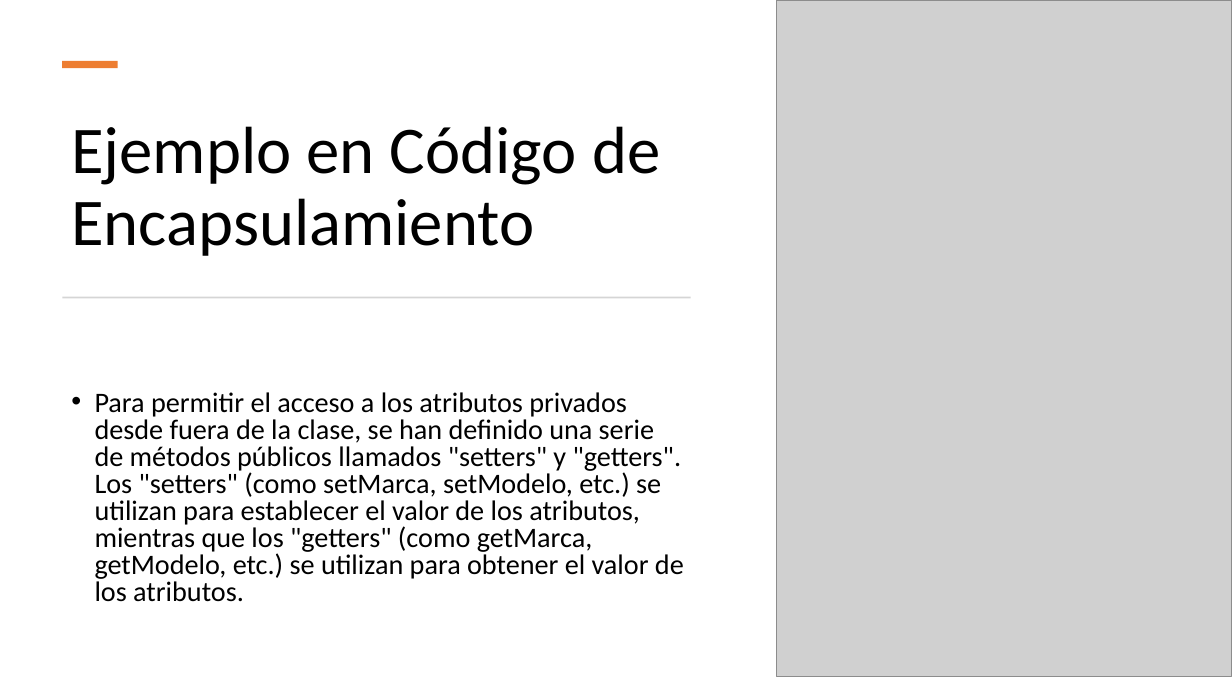
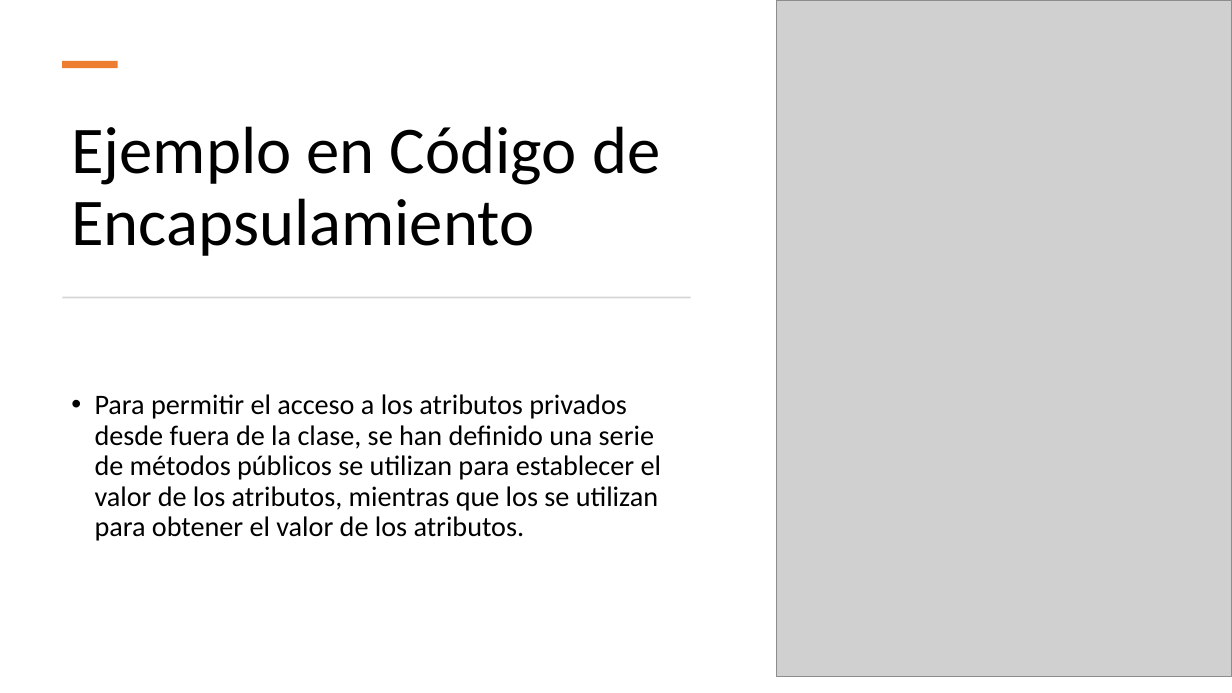
Before and after one commit to Alesso-Chiavarino/AED-1, a slide deck: slide 6 of TAREA-2/tarea2-AED.pptx. Drawn at 1232x693 pixels with LibreOffice and Linux fonts; fonts in the diff are those of the drawing; grey boxes stand for pictures. Boxes give left, top, right and bottom in pixels: in the first picture for what was removed or moved away, otherwise in the second. Text is boxed around its words. In the diff, an @@ line names an element or a change of style, - is before the commit and + after.

```diff
--- a/TAREA-2/tarea2-AED.pptx
+++ b/TAREA-2/tarea2-AED.pptx
@@ text at (x1=95, y1=394, x2=661, y2=541): text changed @@
-• Para permitir el acceso a los atributos privados desde fuera de la clase, se han definido una serie de métodos públicos llamados "setters" y "getters". Los "setters" (como setMarca, setModelo, etc.) se utilizan para establecer el valor de los atributos, mientras que los "getters" (como getMarca, getModelo, etc.) se utilizan para obtener el valor de los atributos.
+• Para permitir el acceso a los atributos privados desde fuera de la clase, se han definido una serie de métodos públicos se utilizan para establecer el valor de los atributos, mientras que los se utilizan para obtener el valor de los atributos.
```
Also in this commit, not shown: 1 other slide changed, 2 other files.
